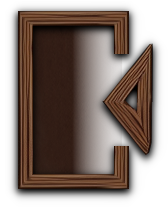
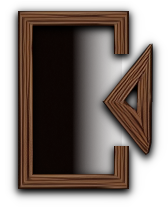
Comparing the layer stacks of the two 168×207 images. Changes:
painted on "Копия Вставленный слой #2" over [33, 26, 122, 174]
